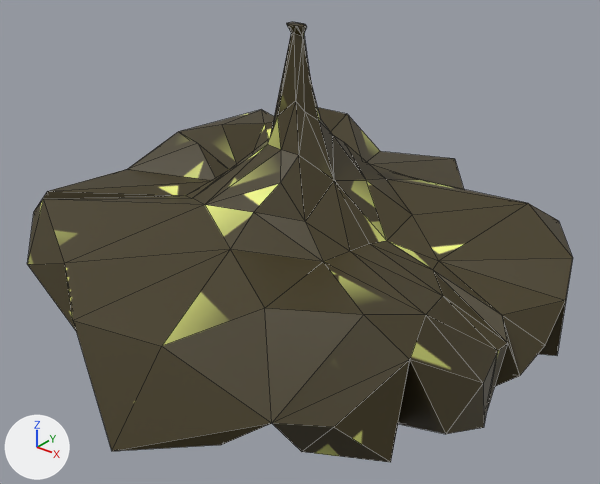
Before and after pictures for a commit that changed the Blender file Models/island/island.blend.
Before and after are seen from a 50 mm lens placed at (140.6, -174.0, 44.9), pointed at (6.5, -6.3, -59.1). Lighting does not change. The marker at lower left points along +X, +Y and +Z. Mesh edges are drawn as thin lines.
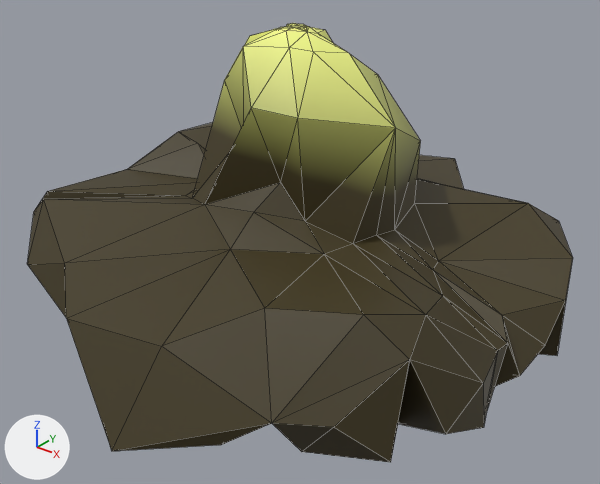
The change in detail:
me_icosphere is used by ob_icosphere; location (0.0, 0.0, 0.0); rotation (-1.571, 0.0, 0.0), in degrees (-90, 0, 0).
me_icosphere had 165 vertices, 326 faces and spanned x -65.0..78.0, y -1.0..111.0, z -82.0..75.0.
me_icosphere now has 165 vertices, 326 faces and spans x -65.0..78.0, y 0.0..111.0, z -82.0..75.0.
me_icosphere part 1: 36 of 165 vertices moved; they spanned x -10.0..31.0, y -1.0..54.0, z -20.0..23.0 and now span x -22.0..37.0, y 0.0..51.0, z -21.0..27.0; mean shift (0.0, -8.0, 0.0); largest move (15.0, 39.0, -2.0) -> (37.0, 19.0, -6.0).
Part 2, on me_icosphere:
Vertex 0 of me_icosphere moves from (-8.0, 58.0, -75.0) at pixel (72, 320) to (-8.0, 57.0, -76.0) at pixel (66, 318).
me_icosphere part 3: texture (UV) coordinates of 326 of 326 faces, centred in x -63.0..77.0, y -1.0..110.0, z -75.0..66.0, changed; they spanned u 0.0..1.0, v 0.0..1.0 and now span u 0.0..1.0, v 0.0..1.0.

Boxes (x1, y1, x2, y2) around the edits, measured in the pictures (600 x 484 px; the box of a moved part takes in the faces that stretch with it):
'Icosphere', reshaped, surface changed (yellow to brown): before (27, 22, 573, 462); after (27, 23, 573, 462)
part 1 of me_icosphere, moved or reshaped: before (186, 22, 528, 315); after (186, 23, 528, 315)
part 2 of me_icosphere, moved or reshaped: (65, 249, 230, 450) in both
part 3 of me_icosphere, surface changed (yellow to brown): before (27, 25, 573, 462); after (27, 24, 573, 462)
